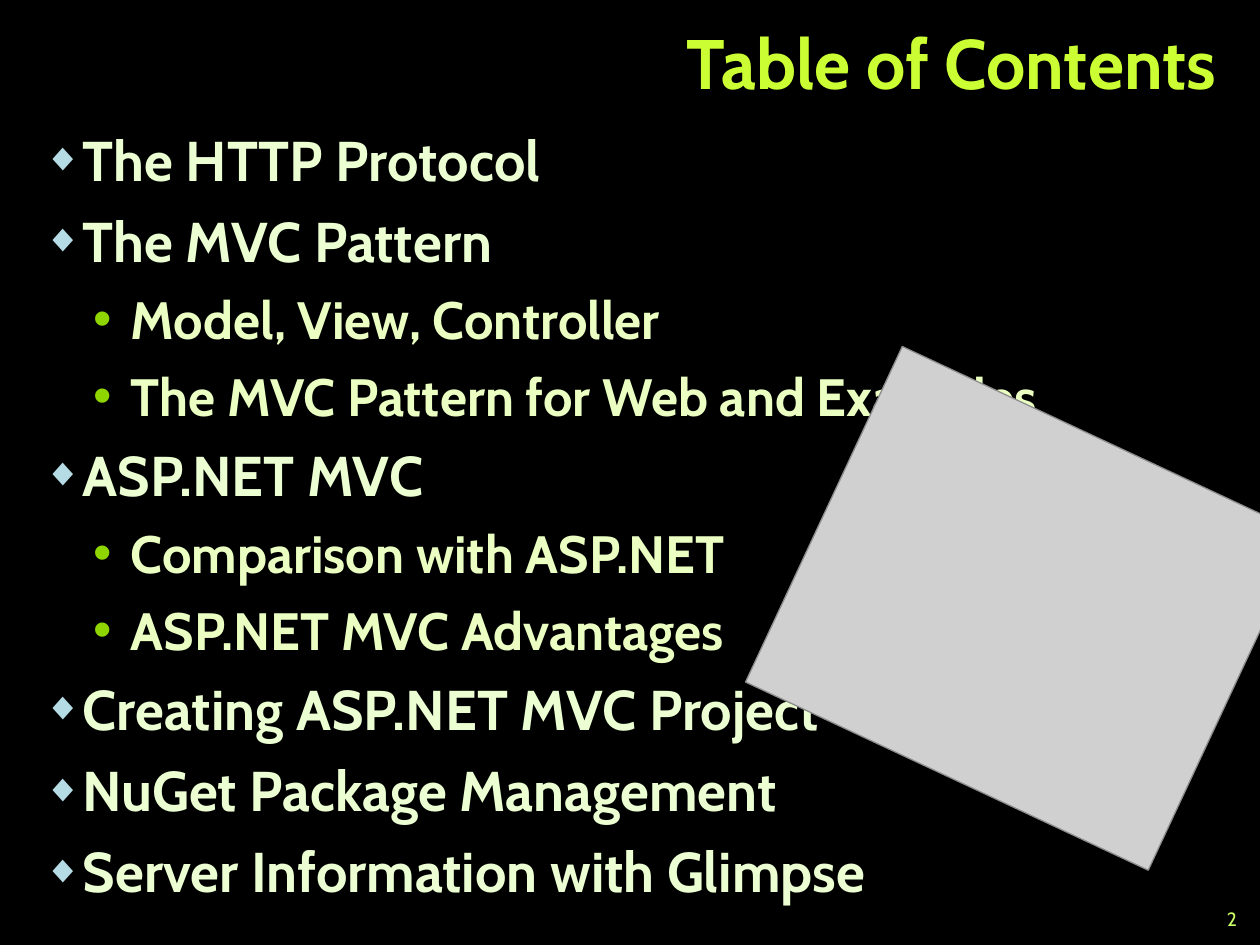
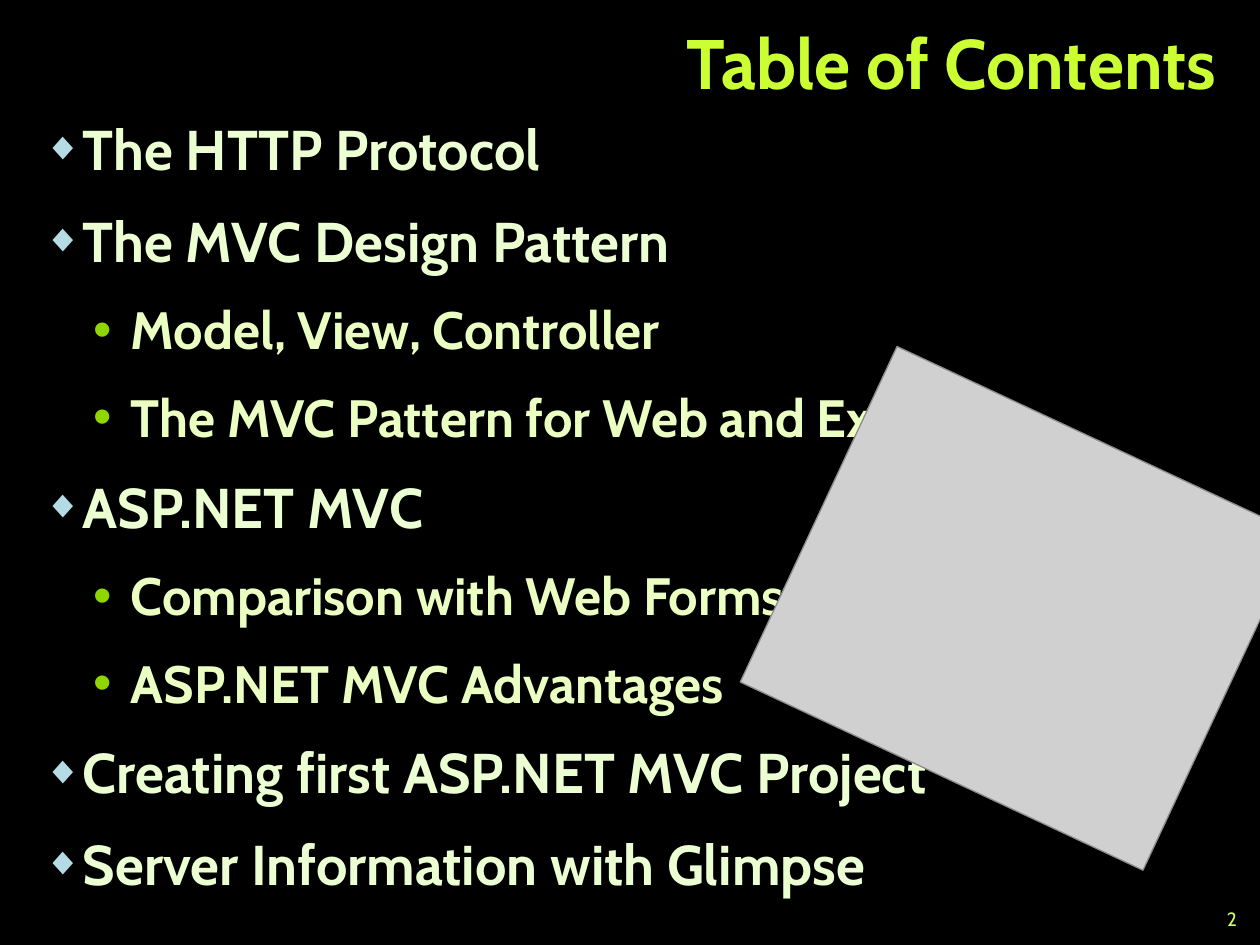
Before and after one commit to TelerikAcademy/ASP.NET-MVC, a slide deck: slide 2 of 01. Introduction-to-ASP.NET-MVC/Introduction to ASP.NET MVC.pptx. Drawn at 1260x945 pixels with LibreOffice and Linux fonts; fonts in the diff are those of the drawing; grey boxes stand for pictures; background and template pictures are left out. Boxes give left, top, right and bottom in pixels: in the first picture for what was removed or moved away, otherwise in the second. Text is boxed around its words. In the diff, an @@ line names an element or a change of style, - is before the commit and + after.

```diff
--- a/01. Introduction-to-ASP.NET-MVC/Introduction to ASP.NET MVC.pptx
+++ b/01. Introduction-to-ASP.NET-MVC/Introduction to ASP.NET MVC.pptx
@@ text "The HTTP Protocol": place and size @@
-text "The HTTP Protocol" at [83,139,1037,905]
+text "The HTTP Protocol" at [83,128,1037,897]
@@ text at [83,128,1037,897]: more space between paragraphs @@
@@ text at [83,220,670,274]: text changed @@
-◆ The MVC Pattern
+◆ The MVC Design Pattern
@@ picture: place and size @@
-picture at [745,347,1260,870]
+picture at [740,347,1260,870]
@@ text at [131,575,784,627]: text changed @@
-  • Comparison with ASP.NET
+  • Comparison with Web Forms
@@ text at [83,746,927,806]: text changed @@
-◆ Creating ASP.NET MVC Project
-◆ NuGet Package Management
+◆ Creating first ASP.NET MVC Project
```
Also in this commit, not shown: 18 other slides changed, 2 slides added, 3 slides removed.
